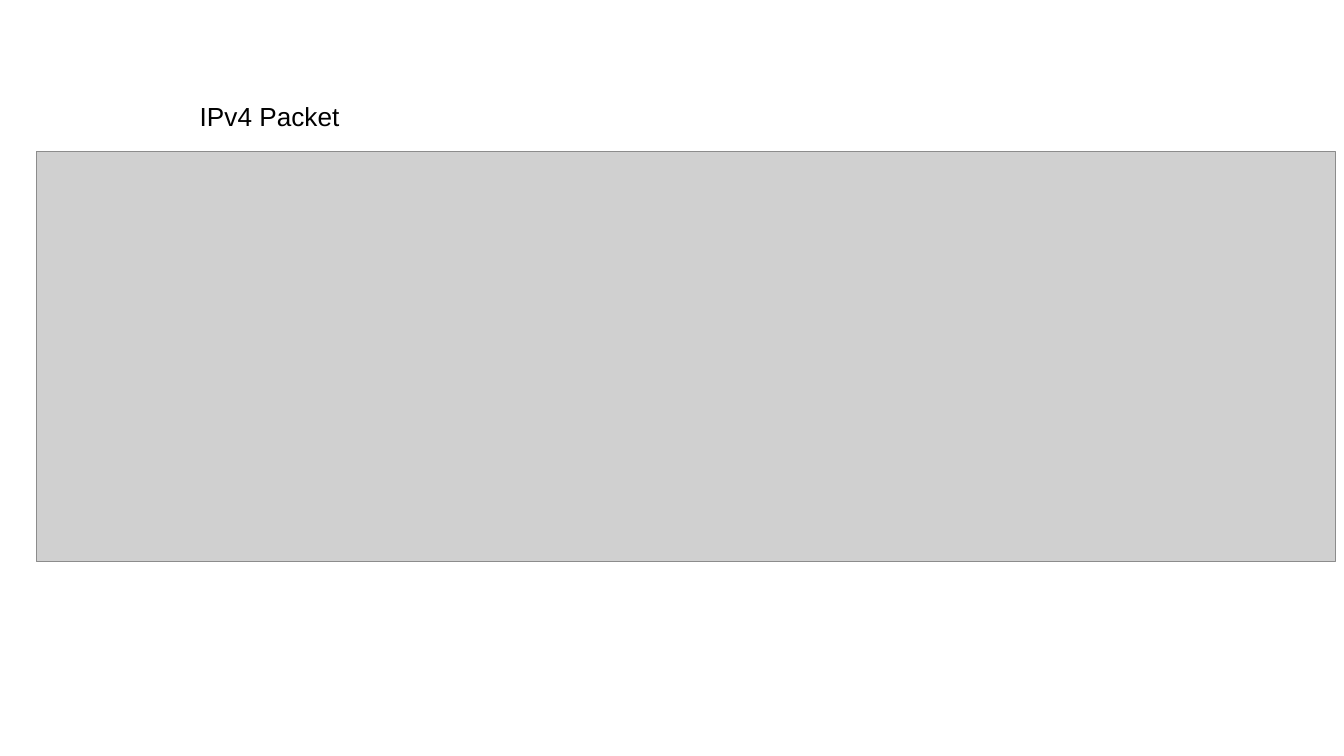
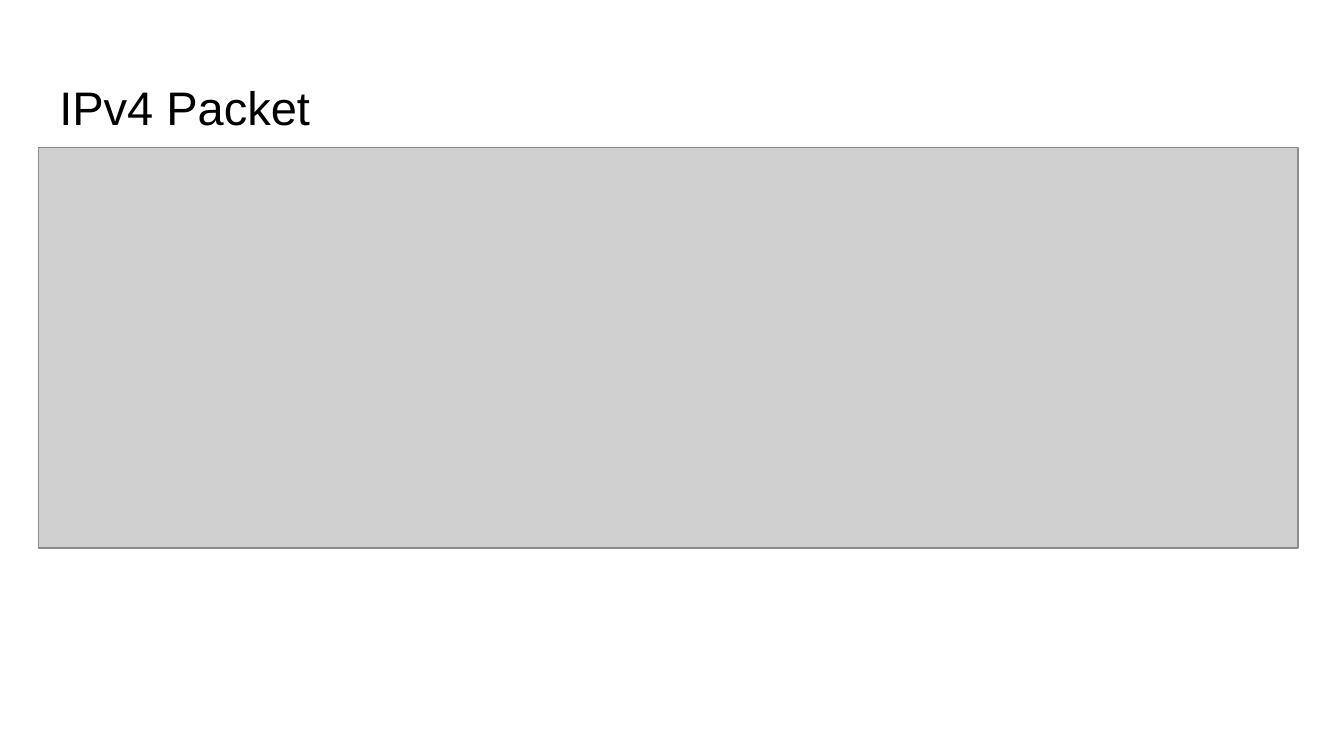
Before and after one commit to COMP122/comp122-s22, a slide deck: slide 5 of models_comp_comm/documents/Models.pptx. Drawn at 1344x756 pixels with LibreOffice and Linux fonts; fonts in the diff are those of the drawing; grey boxes stand for pictures. Boxes give left, top, right and bottom in pixels: in the first picture for what was removed or moved away, otherwise in the second. Text is boxed around its words. In the diff, an @@ line names an element or a change of style, - is before the commit and + after.

```diff
--- a/models_comp_comm/documents/Models.pptx
+++ b/models_comp_comm/documents/Models.pptx
@@ title "IPv4 Packet": place and size @@
-title "IPv4 Packet" at <box>200,107,339,127</box>
+title "IPv4 Packet" at <box>59,91,310,126</box>
@@ title "IPv4 Packet" at <box>59,91,310,126</box>: size 14 to 25.2 pt @@
@@ picture: place and size @@
-picture at <box>36,152,1336,562</box>
+picture at <box>39,148,1298,548</box>
```
Also in this commit, not shown: 1 other slide changed, 2 slides added, 36 other files.
